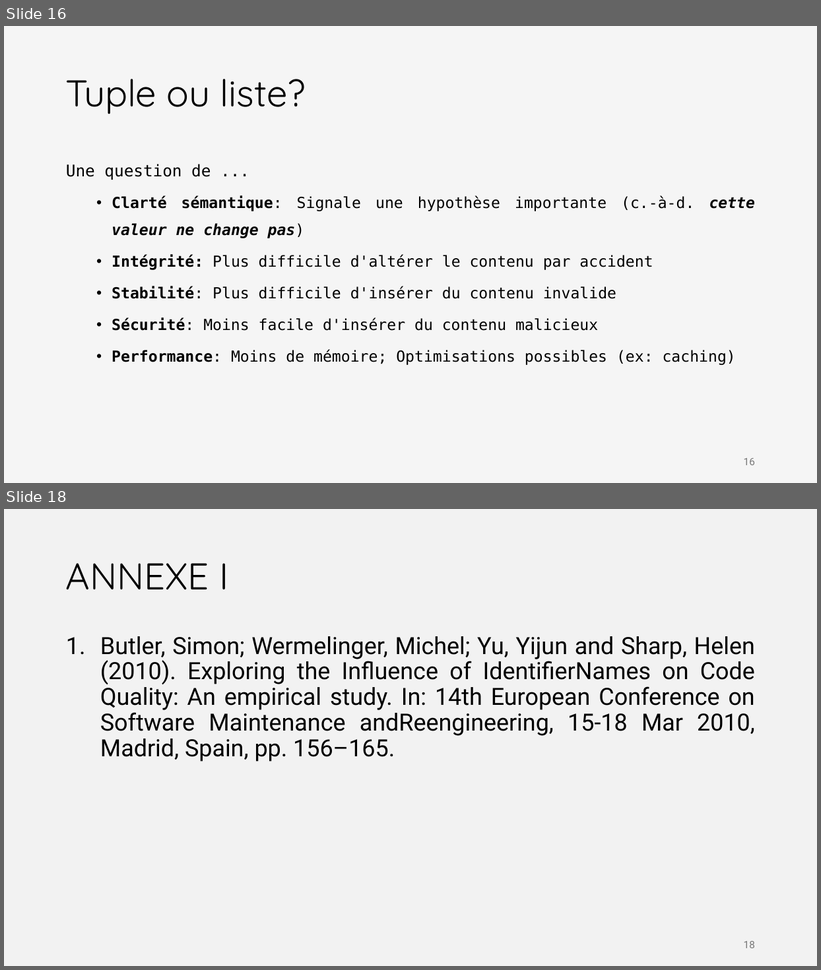
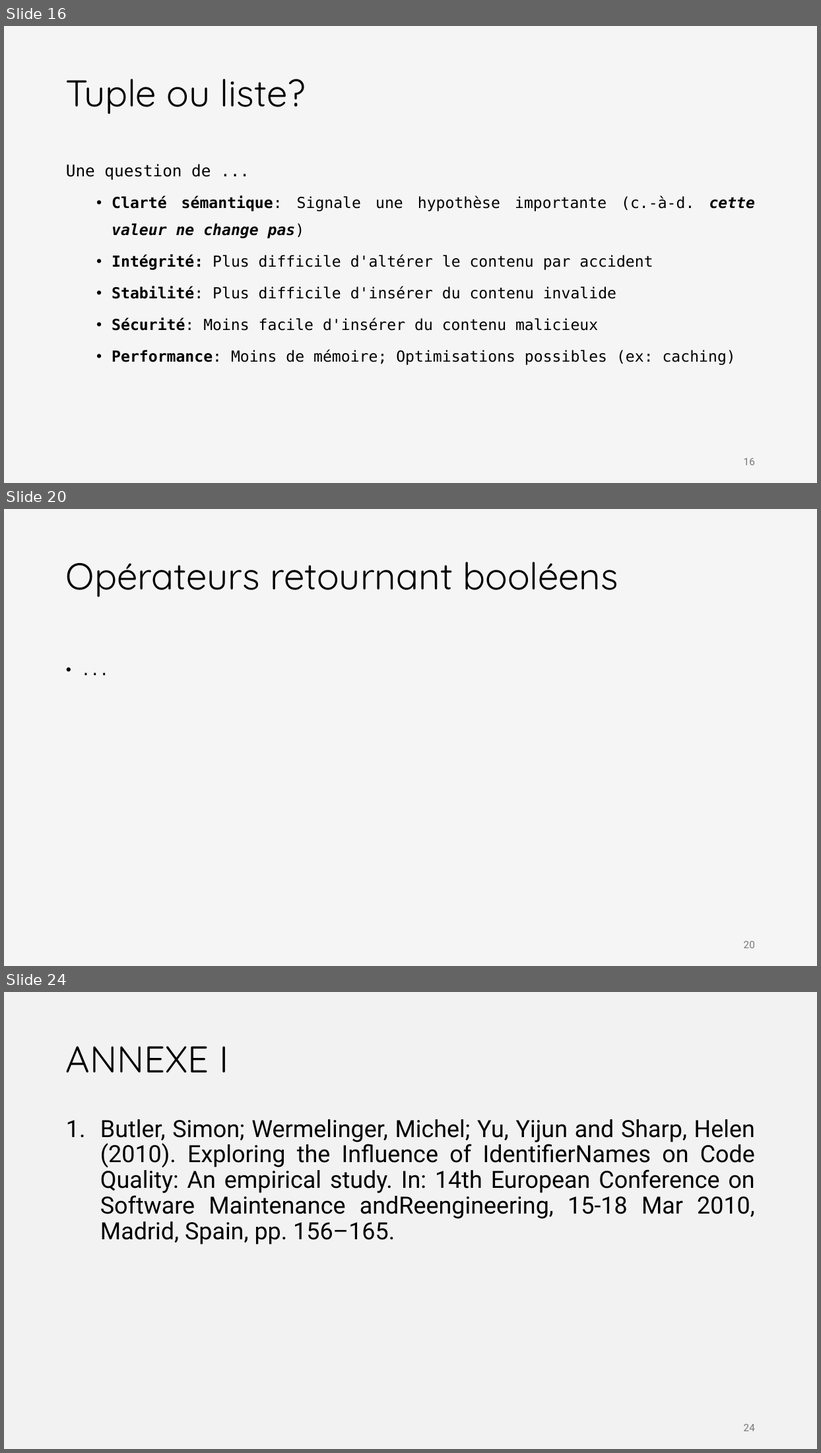
Before and after one commit to iannickgagnon/sagedays_iannick_2026, a slide deck: python_1/presentation_python_1.pptx. Shown one above the other, each under a label of ours: slides 16 and 18 before the commit, slides 16, 20 and 24 after it; the slides between them are not shown. The pictures are 821x970 and 821x1453 pixels, drawn with LibreOffice and Linux fonts; fonts in the diff are those of the drawing. Boxes give left, top, right and bottom in pixels: in the first picture for what was removed or moved away, otherwise in the second. Text is boxed around its words. In the diff, an @@ line names an element or a change of style, - is before the commit and + after.

```diff
--- a/python_1/presentation_python_1.pptx
+++ b/python_1/presentation_python_1.pptx
@@ slide 20 added at (4, 509, 817, 966), background #F5F5F5 @@
@@ title added at (66, 562, 618, 597), 44 pt, text #000000 @@
+Opérateurs retournant booléens
@@ text added at (60, 631, 762, 921), 18 pt, text #000000 @@
+• ...
@@ page number added at (744, 941, 755, 949), 12 pt, text #797979 @@
+20
@@ what was slide 18 is now slide 24 @@
@@ page number at (744, 1424, 755, 1432): text changed @@
-18
+24
```
Also in this commit, not shown: 3 slides changed, 5 other slides added, 2 slides removed.
